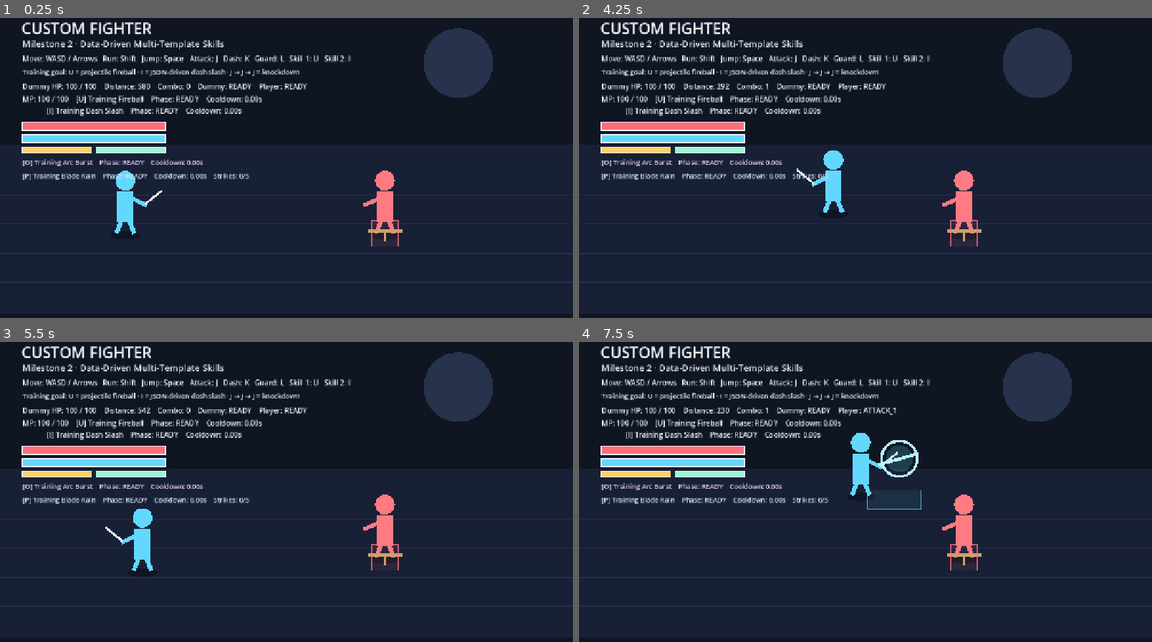
Above: before the commit, frames 1-4 (two rows, left to right).
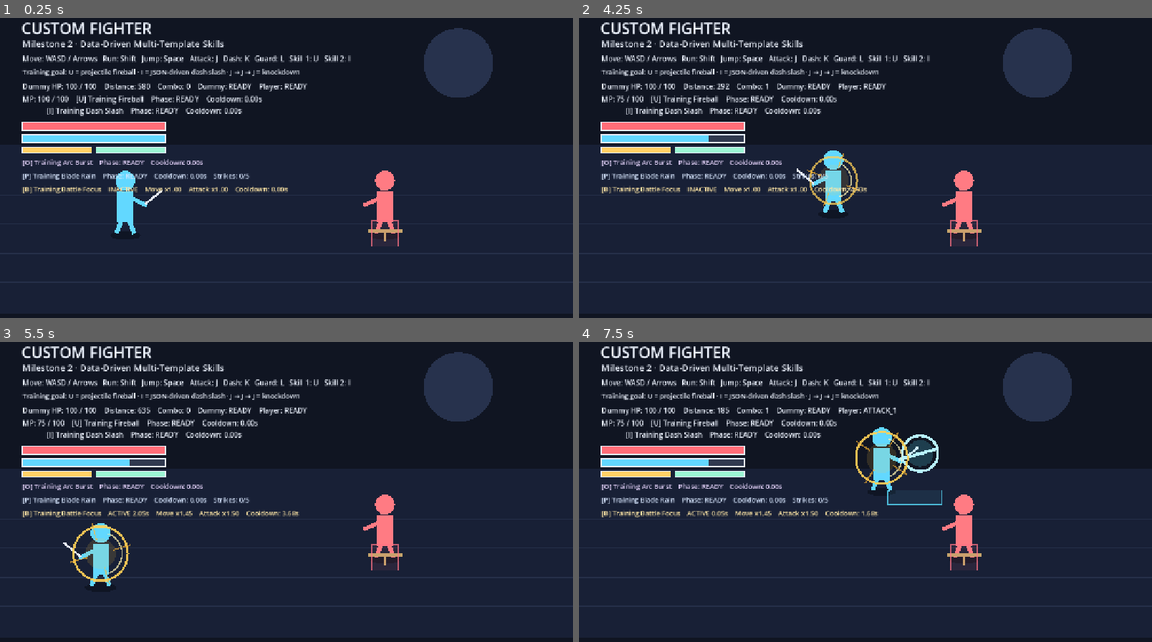
Above: after the commit, the same moments.

Repository: ws951125/custom-fighter
Game: Godot game, scene res://game/runtime/main.tscn
The game is run twice, just before and just after one commit, with the same random seed, the same clock (stepped at 60 frames per second) and the same inputs.
Inputs:
- Up to frame 1 (0.25 s): no input
- Up to frame 2 (4.25 s): tap Enter at 0.5 s; hold D (move_right) 0.53-1.28 s; hold J (attack) 0.53-1.28 s; tap Space (jump) at 0.77, 1.07, 1.52, 1.82, 3.02, 3.05, 3.32 s; tap K (dash) at 0.8, 1.35 s; hold S (move_down) 1.28-2.03 s; tap L (guard) at 1.55 s; hold D (move_right) 2.03-2.78 s; hold L (guard) 2.03-2.78 s; tap Shift (run) at 2.3, 2.85 s; hold W (move_up) 2.78-3.53 s; hold A (move_left) from 3.53 s (still down); hold Space (jump) from 3.53 s (still down); tap J (attack) at 3.8 s; tap B (skill_5, bound only after the commit) at 4.15 s
- Up to frame 3 (5.5 s): release Space (jump) at 4.28 s; tap J (attack) at 4.35 s; tap Space (jump) at 4.52, 4.82 s; tap K (dash) at 4.55 s; release A (move_left) at 5.03 s; hold S (move_down) from 5.03 s (still down); hold K (dash) from 5.03 s (still down); tap L (guard) at 5.3 s
- Up to frame 4 (7.5 s): release S (move_down) at 5.78 s; release K (dash) at 5.78 s; hold D (move_right) 5.78-6.53 s; tap L (guard) at 5.85 s; tap Space (jump) at 6.02, 6.32, 6.77, 6.8, 7.07 s; tap Shift (run) at 6.05 s; hold W (move_up) 6.53-7.28 s; hold Shift (run) 6.53-7.28 s; hold D (move_right) from 7.28 s (still down); tap J (attack) at 7.35 s

The runs differ from the first frame. In frame 1, 0.5% of the frame differs, in the area x 3-51%, y 55-59%; in frame 2, 1.6%; in frame 3, 2.8%; in frame 4, 3.4%, in the area x 3-64%, y 21-59%.

Commit message:
Milestone 2: add data-driven Battle Focus buff skill (#28)
Add JSON-driven Battle Focus buff skill, reusable BuffState, movement/attack multipliers, runtime aura/HUD, Buff domain coverage, and real-browser Chromium/Edge validation while preserving existing skill and combat regressions.

Diff:
--- /dev/null
+++ b/content/skills/battle_focus.sample.json
@@ -0,0 +1,17 @@
+{
+  "schema_version": 1,
+  "id": "battle_focus_001",
+  "name": "Training Battle Focus",
+  "type": "buff",
+  "damage": 0,
+  "mp_cost": 25,
+  "cooldown": 5.0,
+  "startup": 0.18,
+  "active": 0.10,
+  "recovery": 0.20,
+  "buff_duration": 3.2,
+  "move_speed_multiplier": 1.45,
+  "basic_attack_damage_multiplier": 1.50,
+  "visual": "battle_focus_training",
+  "impact_visual": "battle_focus_aura_training"
+}
--- a/game/core/combat/attack_chain_state.gd
+++ b/game/core/combat/attack_chain_state.gd
@@ -8,6 +8,7 @@
 var combo_step := 0
 var attack_lock_remaining := 0.0
 var combo_reset_remaining := 0.0
+var damage_multiplier := 1.0
 
 func tick(delta: float) -> void:
 	var safe_delta := maxf(0.0, delta)
@@ -33,16 +34,21 @@
 func is_attacking() -> bool:
 	return attack_lock_remaining > 0.0
 
+func set_damage_multiplier(value: float) -> void:
+	damage_multiplier = maxf(0.0, value)
+
 func damage_for_step(step: int) -> int:
+	var base_damage := 0
 	match step:
 		1:
-			return 12
+			base_damage = 12
 		2:
-			return 14
+			base_damage = 14
 		3:
-			return 20
+			base_damage = 20
 		_:
-			return 0
+			base_damage = 0
+	return roundi(float(base_damage) * damage_multiplier)
 
 func hitbox_half_width_for_step(step: int) -> float:
 	match step:
--- /dev/null
+++ b/game/core/skills/buff_state.gd
@@ -0,0 +1,42 @@
+class_name BuffState
+extends RefCounted
+
+var active := false
+var remaining := 0.0
+var duration := 0.0
+var move_speed_multiplier := 1.0
+var basic_attack_damage_multiplier := 1.0
+var activation_count := 0
+
+func start(buff_duration: float, move_multiplier: float, attack_multiplier: float) -> bool:
+	if buff_duration <= 0.0:
+		return false
+	if move_multiplier < 1.0 or attack_multiplier < 1.0:
+		return false
+
+	duration = buff_duration
+	remaining = buff_duration
+	move_speed_multiplier = move_multiplier
+	basic_attack_damage_multiplier = attack_multiplier
+	active = true
+	activation_count += 1
+	return true
+
+func tick(delta: float) -> void:
+	if not active:
+		return
+	remaining = maxf(0.0, remaining - maxf(0.0, delta))
+	if remaining <= 0.0:
+		deactivate()
+
+func deactivate() -> void:
+	active = false
+	remaining = 0.0
+	move_speed_multiplier = 1.0
+	basic_attack_damage_multiplier = 1.0
+
+func movement_multiplier() -> float:
+	return move_speed_multiplier if active else 1.0
+
+func attack_multiplier() -> float:
+	return basic_attack_damage_multiplier if active else 1.0
--- a/game/core/skills/skill_definition.gd
+++ b/game/core/skills/skill_definition.gd
@@ -24,6 +24,9 @@
 var formation_spacing := 0.0
 var formation_interval := 0.0
 var formation_offset := 0.0
+var buff_duration := 0.0
+var move_speed_multiplier := 1.0
+var basic_attack_damage_multiplier := 1.0
 var visual := ""
 var impact_visual := ""
 var loaded := false
@@ -77,6 +80,9 @@
 	formation_spacing = float(data.get("formation_spacing", 0.0))
 	formation_interval = float(data.get("formation_interval", 0.0))
 	formation_offset = float(data.get("formation_offset", 0.0))
+	buff_duration = float(data.get("buff_duration", 0.0))
+	move_speed_multiplier = float(data.get("move_speed_multiplier", 1.0))
+	basic_attack_damage_multiplier = float(data.get("basic_attack_damage_multiplier", 1.0))
 	visual = str(data.get("visual", "")).strip_edges()
 	impact_visual = str(data.get("impact_visual", "")).strip_edges()
 
@@ -107,6 +113,8 @@
 		_validate_area_skill(errors)
 	elif skill_type == "formation":
 		_validate_formation_skill(errors)
+	elif skill_type == "buff":
+		_validate_buff_skill(errors)
 
 	loaded = errors.is_empty()
 	return errors
@@ -144,3 +152,11 @@
 		var final_strike_time := float(formation_count - 1) * formation_interval
 		if active + 0.0001 < final_strike_time:
 			errors.append("formation active duration must include the final strike")
+
+func _validate_buff_skill(errors: PackedStringArray) -> void:
+	if buff_duration <= 0.0:
+		errors.append("buff_duration must be positive")
+	if move_speed_multiplier < 1.0:
+		errors.append("move_speed_multiplier must be at least 1.0")
+	if basic_attack_damage_multiplier < 1.0:
+		errors.append("basic_attack_damage_multiplier must be at least 1.0")
--- /dev/null
+++ b/game/runtime/buff_skill_controller.gd
@@ -0,0 +1,199 @@
+extends Control
+
+const SkillDefinition = preload("res://game/core/skills/skill_definition.gd")
+const SkillCastState = preload("res://game/core/skills/skill_cast_state.gd")
+const BuffState = preload("res://game/core/skills/buff_state.gd")
+
+const BUFF_SKILL_PATH := "res://content/skills/battle_focus.sample.json"
+
+var host
+var skill := SkillDefinition.new()
+var cast_state := SkillCastState.new()
+var buff_state := BuffState.new()
+var skill_latched := false
+var previous_player_x := 0.0
+var previous_player_depth := 0.0
+var web_sync_accumulator := 0.0
+var status_label: Label
+
+func _ready() -> void:
+	host = get_parent()
+	process_priority = 100
+	mouse_filter = Control.MOUSE_FILTER_IGNORE
+	_register_input()
+	_load_skill()
+	previous_player_x = host.player_x if host != null else 0.0
+	previous_player_depth = host.player_depth if host != null else 0.0
+	status_label = Label.new()
+	status_label.position = Vector2(50.0, 400.0)
+	status_label.add_theme_font_size_override("font_size", 15)
+	status_label.add_theme_color_override("font_color", Color("ffe7a6"))
+	add_child(status_label)
+	_set_web_state()
+	queue_redraw()
+
+func _process(delta: float) -> void:
+	if host == null:
+		return
+
+	cast_state.tick(delta)
+	if cast_state.consume_activation():
+		_activate_buff()
+
+	buff_state.tick(delta)
+	host.attack_chain_state.set_damage_multiplier(buff_state.attack_multiplier())
+	_apply_movement_boost()
+	_handle_input()
+
+	var skill_name := skill.skill_name if skill.loaded else "Skill unavailable"
+	var active_text := "ACTIVE %.2fs" % buff_state.remaining if buff_state.active else "INACTIVE"
+	status_label.text = "[B] %s    %s    Move x%.2f    Attack x%.2f    Cooldown: %.2fs" % [
+		skill_name,
+		active_text,
+		buff_state.movement_multiplier(),
+		buff_state.attack_multiplier(),
+		cast_state.cooldown_remaining
+	]
+
+	web_sync_accumulator += delta
+	if web_sync_accumulator >= 0.05:
+		web_sync_accumulator = 0.0
+		_set_web_state()
+	queue_redraw()
+
+func _handle_input() -> void:
+	var pressed := Input.is_action_pressed("skill_5")
+	if pressed and not skill_latched and _can_start_cast():
+		_try_cast()
+	skill_latched = pressed
+
+func _can_start_cast() -> bool:
+	if not skill.loaded or host == null:
+		return false
+	if not cast_state.can_cast(host.player_state.mp):
+		return false
+	if host.player_guarding or host.movement_state.jumping or host.movement_state.is_dashing():
+		return false
+	if host.attack_chain_state.is_attacking():
+		return false
+	if host.fireball_cast_state.is_casting() or host.dash_slash_cast_state.is_casting() or host.dash_slash_state.active:
+		return false
+	var area_controller = get_node_or_null("../AreaSkillController")
+	if area_controller != null and (area_controller.cast_state.is_casting() or area_controller.area_state.active):
+		return false
+	var formation_controller = get_node_or_null("../FormationSkillController")
+	if formation_controller != null and (formation_controller.cast_state.is_casting() or formation_controller.formation_state.active):
+		return false
+	return true
+
+func _try_cast() -> void:
+	if not cast_state.start_cast(host.player_state.mp):
+		return
+	if not host.player_state.spend_mp(skill.mp_cost):
+		return
+	_set_web_state()
+
+func _activate_buff() -> void:
+	if not skill.loaded or skill.skill_type != "buff":
+		return
+	if not buff_state.start(
+		skill.buff_duration,
+		skill.move_speed_multiplier,
+		skill.basic_attack_damage_multiplier
+	):
+		return
+	previous_player_x = host.player_x
+	previous_player_depth = host.player_depth
+	host.attack_chain_state.set_damage_multiplier(buff_state.attack_multiplier())
+	_set_web_state()
+
+func _apply_movement_boost() -> void:
+	if not buff_state.active:
+		previous_player_x = host.player_x
+		previous_player_depth = host.player_depth
+		return
+
+	if host.movement_state.is_dashing() or host.dash_slash_state.active:
+		previous_player_x = host.player_x
+		previous_player_depth = host.player_depth
+		return
+
+	var move_vector := Vector2(
+		Input.get_axis("move_left", "move_right"),
+		Input.get_axis("move_up", "move_down")
+	)
+	if move_vector.length_squared() <= 0.001:
+		previous_player_x = host.player_x
+		previous_player_depth = host.player_depth
+		return
+
+	var multiplier_extra: float = buff_state.movement_multiplier() - 1.0
+	var frame_delta_x: float = float(host.player_x) - previous_player_x
+	var frame_delta_depth: float = float(host.player_depth) - previous_player_depth
+	host.player_x += frame_delta_x * multiplier_extra
+	host.player_depth += frame_delta_depth * multiplier_extra
+	host.player_x = clampf(host.player_x, 90.0, maxf(host.size.x, 1280.0) - 90.0)
+	host.player_depth = clampf(host.player_depth, 0.0, 1.0)
+	previous_player_x = host.player_x
+	previous_player_depth = host.player_depth
+
+func _draw() -> void:
+	if host == null or not skill.loaded:
+		return
+	if not buff_state.active and cast_state.phase_name() != "STARTUP":
+		return
+
+	var canvas_height := maxf(size.y, 720.0)
+	var arena_top := canvas_height * 0.50
+	var arena_bottom := canvas_height * 0.86
+	var ground := Vector2(host.player_x, lerpf(arena_top, arena_bottom, host.player_depth))
+	var jump_offset: float = float(host.movement_state.jump_offset())
+	var center := ground + Vector2(0.0, -72.0 - jump_offset)
+	var pulse := 0.5 + 0.5 * sin(float(Time.get_ticks_msec()) * 0.012)
+	var outer_radius := 52.0 + pulse * 9.0
+	var alpha := 0.35 if buff_state.active else 0.18
+	draw_circle(center, 34.0, Color(1.0, 0.78, 0.24, 0.10 + alpha * 0.12))
+	draw_arc(center, outer_radius, 0.0, TAU, 32, Color(1.0, 0.82, 0.34, 0.55 + alpha), 5.0)
+	draw_arc(center, outer_radius - 13.0, -1.2, 1.2, 20, Color(1.0, 0.95, 0.68, 0.72), 3.0)
+	for index in range(4):
+		var angle := float(index) * PI * 0.5 + float(Time.get_ticks_msec()) * 0.002
+		var start := center + Vector2(cos(angle), sin(angle)) * 30.0
+		var finish := center + Vector2(cos(angle), sin(angle)) * (outer_radius + 10.0)
+		draw_line(start, finish, Color(1.0, 0.72, 0.20, 0.62), 3.0)
+
+func _load_skill() -> void:
+	var errors := skill.load_from_file(BUFF_SKILL_PATH)
+	if not errors.is_empty():
+		push_error("Failed to load buff skill: %s" % " | ".join(errors))
+		return
+	cast_state.configure(skill)
+
+func _register_input() -> void:
+	var action_name := StringName("skill_5")
+	if not InputMap.has_action(action_name):
+		InputMap.add_action(action_name)
+	if not InputMap.action_get_events(action_name).is_empty():
+		return
+	var event := InputEventKey.new()
+	event.physical_keycode = KEY_B
+	InputMap.action_add_event(action_name, event)
+
+func _set_web_state() -> void:
+	if not OS.has_feature("web"):
+		return
+	var can_cast := _can_start_cast() if host != null else false
+	JavaScriptBridge.eval(
+		"document.documentElement.dataset.buffSkillLoaded='%s';" % _bool_text(skill.loaded) +
+		"document.documentElement.dataset.buffSkillId='%s';" % skill.skill_id +
+		"document.documentElement.dataset.buffSkillPhase='%s';" % cast_state.phase_name() +
+		"document.documentElement.dataset.buffSkillCooldown='%.3f';" % cast_state.cooldown_remaining +
+		"document.documentElement.dataset.buffSkillCanCast='%s';" % _bool_text(can_cast) +
+		"document.documentElement.dataset.buffActive='%s';" % _bool_text(buff_state.active) +
+		"document.documentElement.dataset.buffRemaining='%.3f';" % buff_state.remaining +
+		"document.documentElement.dataset.buffMoveMultiplier='%.3f';" % buff_state.movement_multiplier() +
+		"document.documentElement.dataset.buffAttackMultiplier='%.3f';" % buff_state.attack_multiplier() +
+		"document.documentElement.dataset.buffActivationCount='%d';" % buff_state.activation_count
+	)
+
+func _bool_text(value: bool) -> String:
+	return "true" if value else "false"
--- a/game/runtime/main.tscn
+++ b/game/runtime/main.tscn
@@ -1,8 +1,9 @@
-[gd_scene load_steps=4 format=3]
+[gd_scene load_steps=5 format=3]
 
 [ext_resource type="Script" path="res://game/runtime/main.gd" id="1_main"]
 [ext_resource type="Script" path="res://game/runtime/area_skill_controller.gd" id="2_area"]
 [ext_resource type="Script" path="res://game/runtime/formation_skill_controller.gd" id="3_formation"]
+[ext_resource type="Script" path="res://game/runtime/buff_skill_controller.gd" id="4_buff"]
 
 [node name="Main" type="Control"]
 layout_mode = 3
@@ -32,3 +33,13 @@
 grow_vertical = 2
 mouse_filter = 2
 script = ExtResource("3_formation")
+
+[node name="BuffSkillController" type="Control" parent="."]
+layout_mode = 1
+anchors_preset = 15
+anchor_right = 1.0
+anchor_bottom = 1.0
+grow_horizontal = 2
+grow_vertical = 2
+mouse_filter = 2
+script = ExtResource("4_buff")
--- /dev/null
+++ b/tests/buff_test_runner.gd
@@ -0,0 +1,87 @@
+extends SceneTree
+
+const SkillDefinition = preload("res://game/core/skills/skill_definition.gd")
+const BuffState = preload("res://game/core/skills/buff_state.gd")
+const AttackChainState = preload("res://game/core/combat/attack_chain_state.gd")
+
+var failures := 0
+
+func _init() -> void:
+	call_deferred("_run")
+
+func _run() -> void:
+	_test_buff_definition()
+	_test_buff_state()
+	_test_attack_damage_multiplier()
+
+	if failures == 0:
+		print("BUFF_TESTS_PASSED")
+		quit(0)
+		return
+
+	printerr("BUFF_TEST_FAILURES=%d" % failures)
+	quit(1)
+
+func _test_buff_definition() -> void:
+	var skill := SkillDefinition.new()
+	var errors := skill.load_from_file("res://content/skills/battle_focus.sample.json")
+	_check(errors.is_empty(), "battle focus definition validates: %s" % ", ".join(errors))
+	_check(skill.loaded and skill.skill_type == "buff", "buff definition loads")
+	_check(skill.skill_id == "battle_focus_001", "buff identity loads from JSON")
+	_check(skill.mp_cost == 25 and skill.damage == 0, "buff MP and zero direct damage load from JSON")
+	_check(is_equal_approx(skill.buff_duration, 3.2), "buff duration loads from JSON")
+	_check(is_equal_approx(skill.move_speed_multiplier, 1.45), "buff movement multiplier loads from JSON")
+	_check(is_equal_approx(skill.basic_attack_damage_multiplier, 1.50), "buff attack multiplier loads from JSON")
+
+	var invalid := SkillDefinition.new()
+	var invalid_errors := invalid.load_from_dictionary({
+		"schema_version": 1,
+		"id": "bad_buff",
+		"name": "Bad Buff",
+		"type": "buff",
+		"damage": 0,
+		"mp_cost": 1,
+		"cooldown": 1.0,
+		"startup": 0.1,
+		"active": 0.1,
+		"recovery": 0.1,
+		"buff_duration": 0.0,
+		"move_speed_multiplier": 0.9,
+		"basic_attack_damage_multiplier": 0.8,
+		"visual": "x",
+		"impact_visual": "y"
+	})
+	_check(not invalid_errors.is_empty() and not invalid.loaded, "invalid buff data is rejected")
+
+func _test_buff_state() -> void:
+	var buff := BuffState.new()
+	_check(not buff.active, "buff starts inactive")
+	_check(buff.start(3.2, 1.45, 1.50), "buff starts with valid multipliers")
+	_check(buff.active and buff.activation_count == 1, "buff activation is recorded")
+	_check(is_equal_approx(buff.movement_multiplier(), 1.45), "active buff exposes movement multiplier")
+	_check(is_equal_approx(buff.attack_multiplier(), 1.50), "active buff exposes attack multiplier")
+	buff.tick(1.0)
+	_check(buff.active and buff.remaining > 2.1, "buff duration ticks down")
+	buff.tick(2.3)
+	_check(not buff.active and is_zero_approx(buff.remaining), "buff expires after configured duration")
+	_check(is_equal_approx(buff.movement_multiplier(), 1.0), "expired buff restores movement multiplier")
+	_check(is_equal_approx(buff.attack_multiplier(), 1.0), "expired buff restores attack multiplier")
+	_check(not buff.start(0.0, 1.2, 1.2), "buff rejects zero duration")
+	_check(not buff.start(1.0, 0.9, 1.2), "buff rejects movement multiplier below baseline")
+
+func _test_attack_damage_multiplier() -> void:
+	var chain := AttackChainState.new()
+	_check(chain.damage_for_step(1) == 12, "attack damage starts at baseline")
+	chain.set_damage_multiplier(1.50)
+	_check(chain.damage_for_step(1) == 18, "buffed step one damage scales")
+	_check(chain.damage_for_step(2) == 21, "buffed step two damage scales")
+	_check(chain.damage_for_step(3) == 30, "buffed step three damage scales")
+	chain.set_damage_multiplier(1.0)
+	_check(chain.damage_for_step(1) == 12, "attack damage returns to baseline")
+
+func _check(condition: bool, label: String) -> void:
+	if condition:
+		print("PASS: %s" % label)
+		return
+	failures += 1
+	printerr("FAIL: %s" % label)
Not shown, changed: package.json
Not shown, changed: .github/workflows/ci.yml
Not shown, changed: docs/STATUS.md
Not shown, added: tests/buff_web_smoke.mjs
